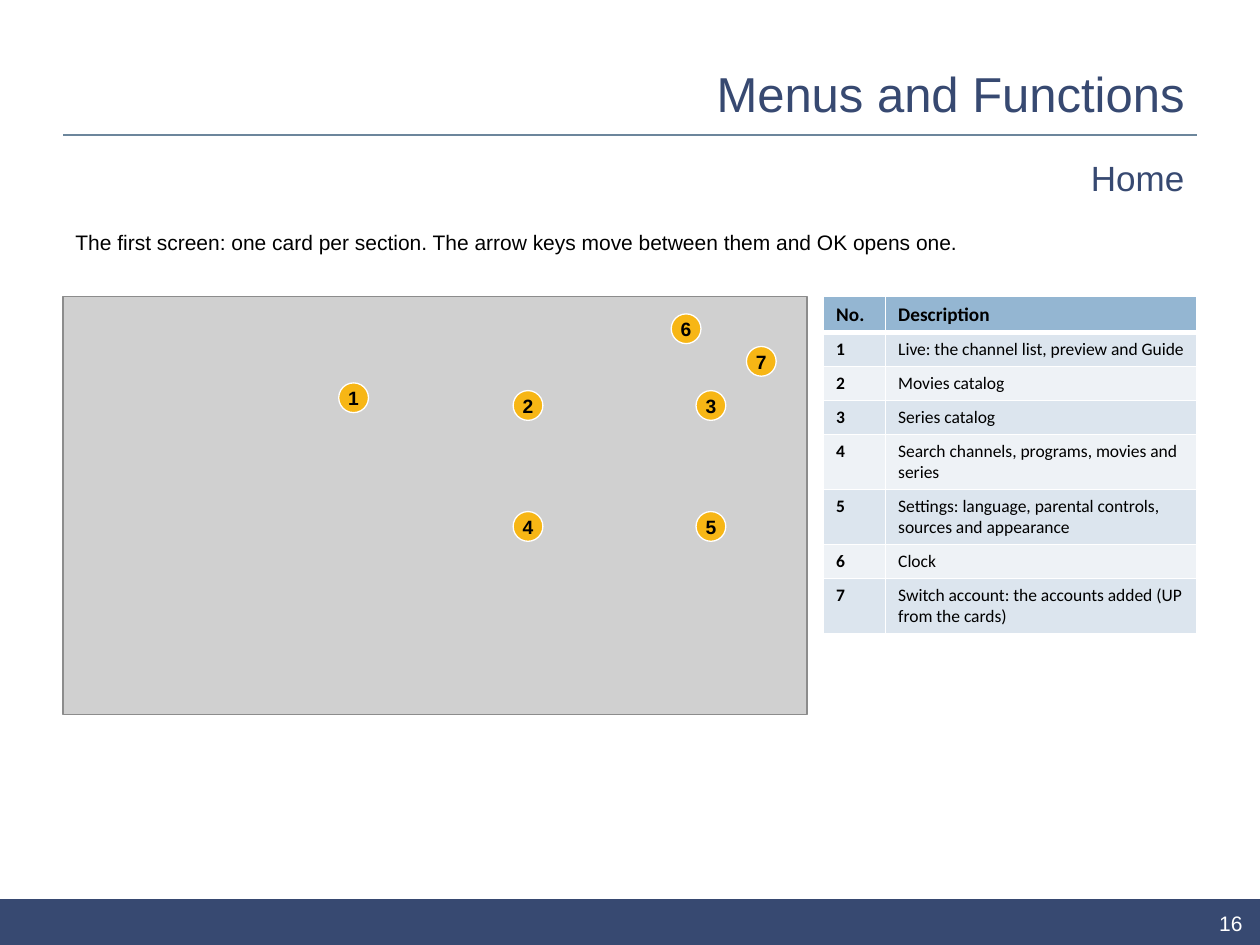
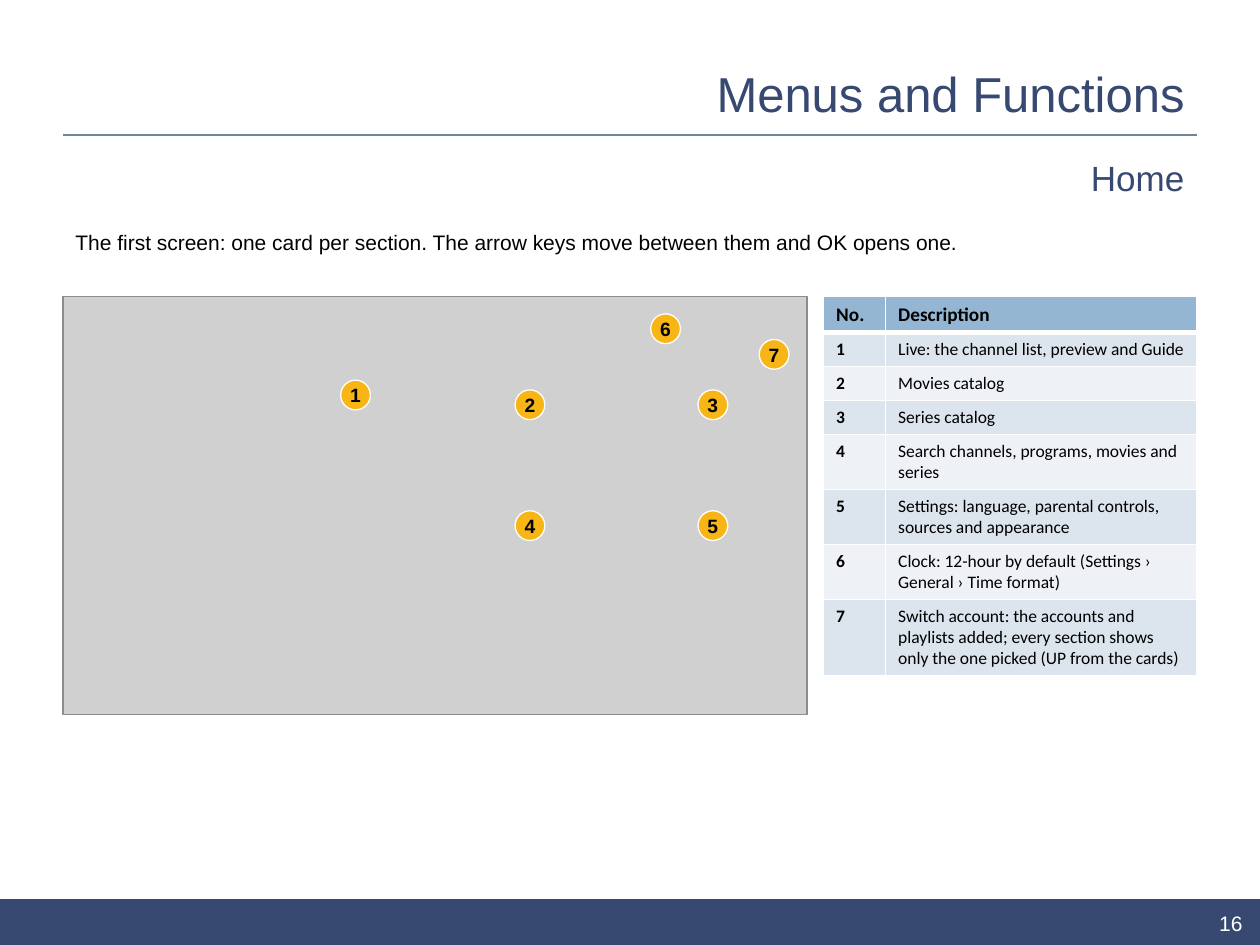
Before and after one commit to ahmedsaed/pleione, a slide deck: slide 16 of store/samsung/ui-description.pptx. Drawn at 1260x945 pixels with LibreOffice and Linux fonts; fonts in the diff are those of the drawing; grey boxes stand for pictures; background and template pictures are left out. Boxes give left, top, right and bottom in pixels: in the first picture for what was removed or moved away, otherwise in the second. Text is boxed around its words. In the diff, an @@ line names an element or a change of style, - is before the commit and + after.

Commit message:
Update the store materials for 2.6.1
The Samsung UI description and both stores' screenshots showed 2.3.0:
Save Changes and Cancel in Settings, the old Settings look and a
24-hour clock. They now match 2.6.1.

- The deck gains a 1.1 revision, steps that save with RETURN, the
  picked-source behavior on Home, the Time format setting, and new
  captures of Home, Live, Guide, Player, Search, Settings and Data
  Management with their callouts moved to the new layout.
- The Samsung listing answers AVPlay for the Player API, which plays
  streams on Tizen 8 and later since 2.6.0.
- screenshots:store --samsung also captures Data Management and the
  privacy notice, which the deck uses and nothing regenerated.

```diff
--- a/store/samsung/ui-description.pptx
+++ b/store/samsung/ui-description.pptx
@@ table at box(824, 296, 1197, 671) @@
-row 7, column 2: Clock
+row 7, column 2: Clock: 12-hour by default (Settings › General › Time format)
-row 8, column 2: Switch account: the accounts added (UP from the cards)
+row 8, column 2: Switch account: the accounts and playlists added; every section shows only the one picked (UP from the cards)
@@ ellipse "6": place and size @@
-ellipse "6" at box(672, 314, 702, 344)
+ellipse "6" at box(650, 314, 680, 344)
@@ ellipse "7": place and size @@
-ellipse "7" at box(746, 346, 776, 377)
+ellipse "7" at box(760, 339, 790, 369)
```
Also in this commit, not shown: 10 other slides changed, 24 other files.
